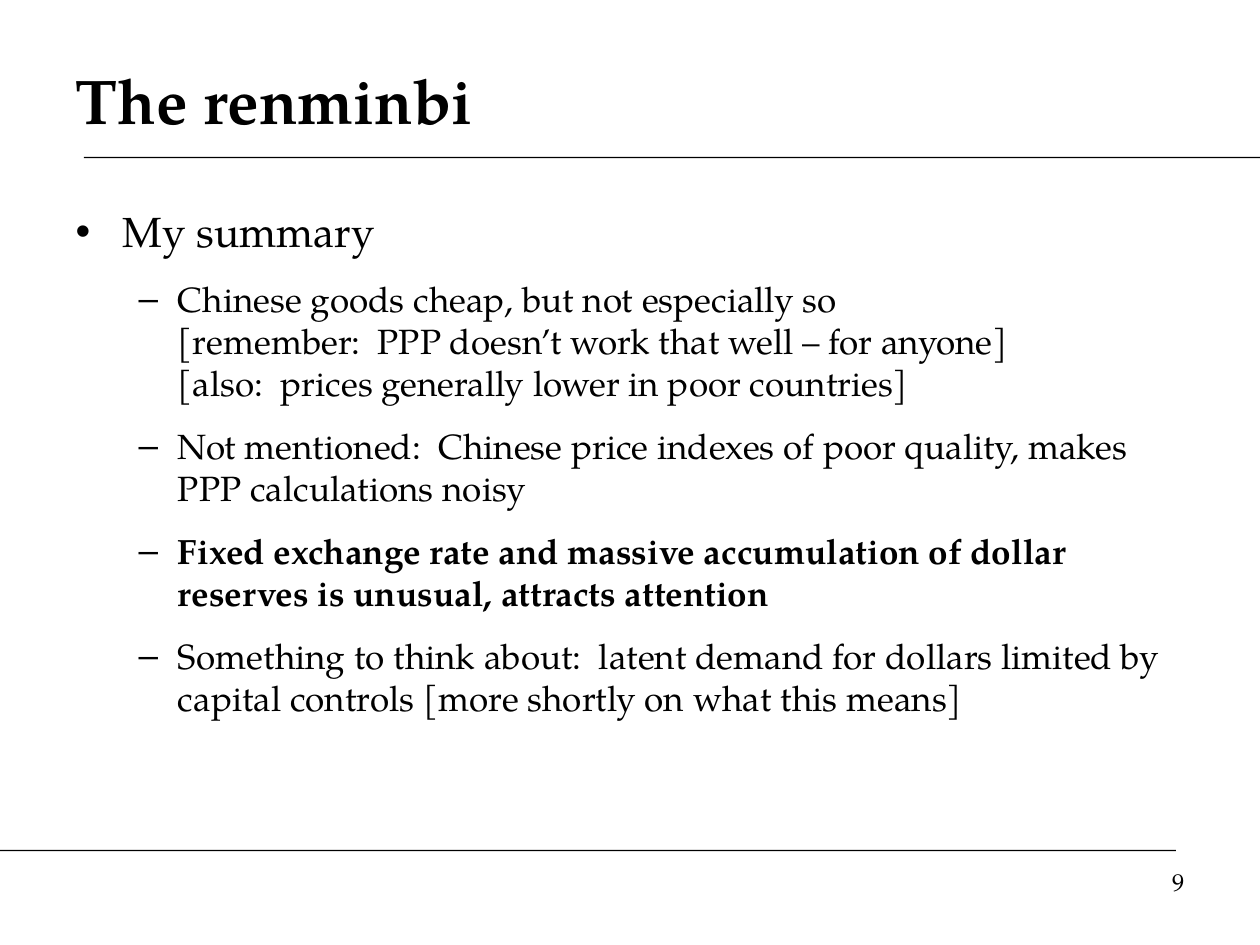
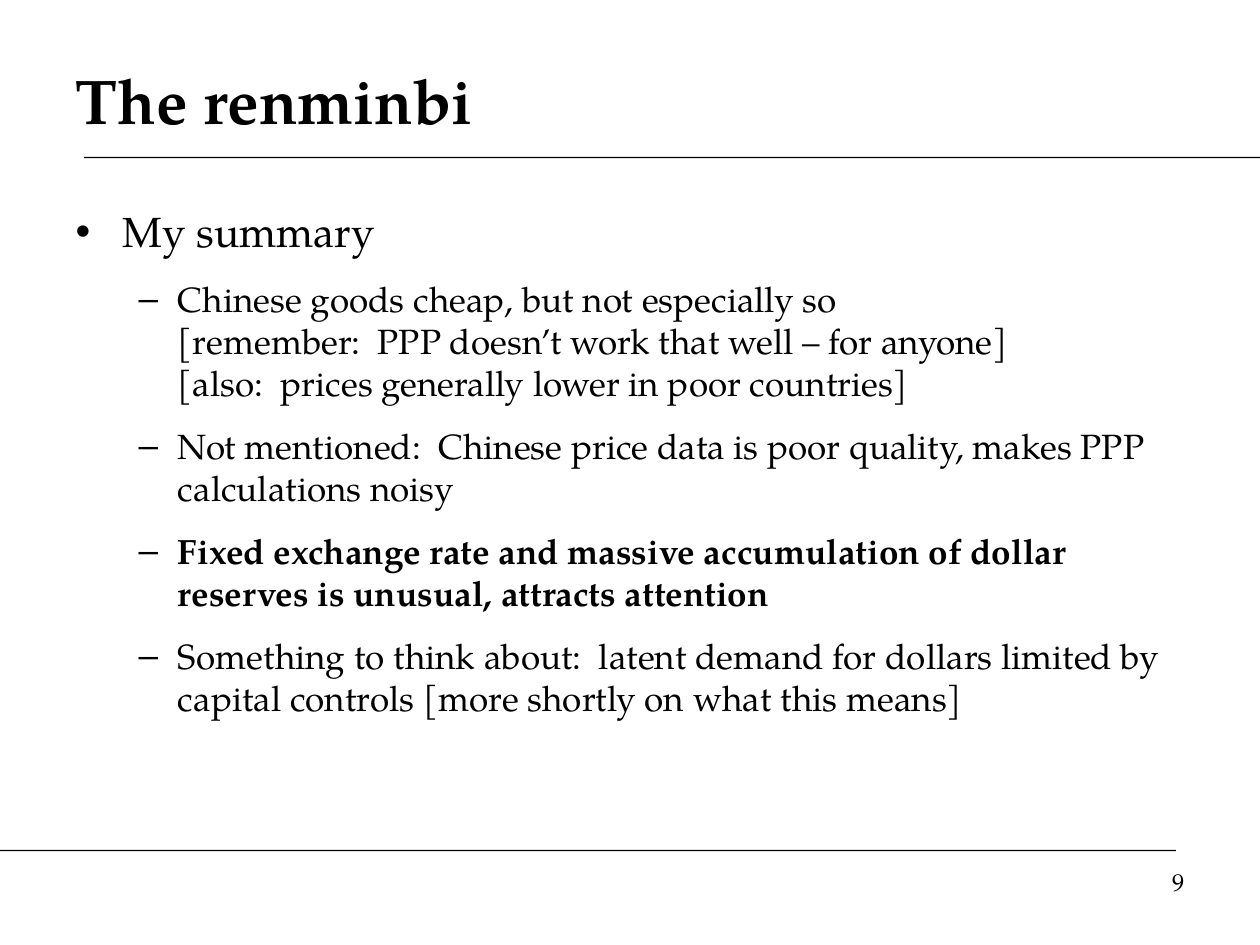
Before and after one commit to DaveBackus/Global_Economy, a slide deck: slide 9 of Slides/slides_fx2_crises_f14.pptx. Drawn at 1260x945 pixels with LibreOffice and Linux fonts; fonts in the diff are those of the drawing. Boxes give left, top, right and bottom in pixels: in the first picture for what was removed or moved away, otherwise in the second. Text is boxed around its words. In the diff, an @@ line names an element or a change of style, - is before the commit and + after.

```diff
--- a/Slides/slides_fx2_crises_f14.pptx
+++ b/Slides/slides_fx2_crises_f14.pptx
@@ text at [178, 433, 1144, 511]: text changed @@
-  – Not mentioned: Chinese price indexes of poor quality, makes PPP calculations noisy
+  – Not mentioned: Chinese price data is poor quality, makes PPP calculations noisy
```
Also in this commit, not shown: 8 other files.
